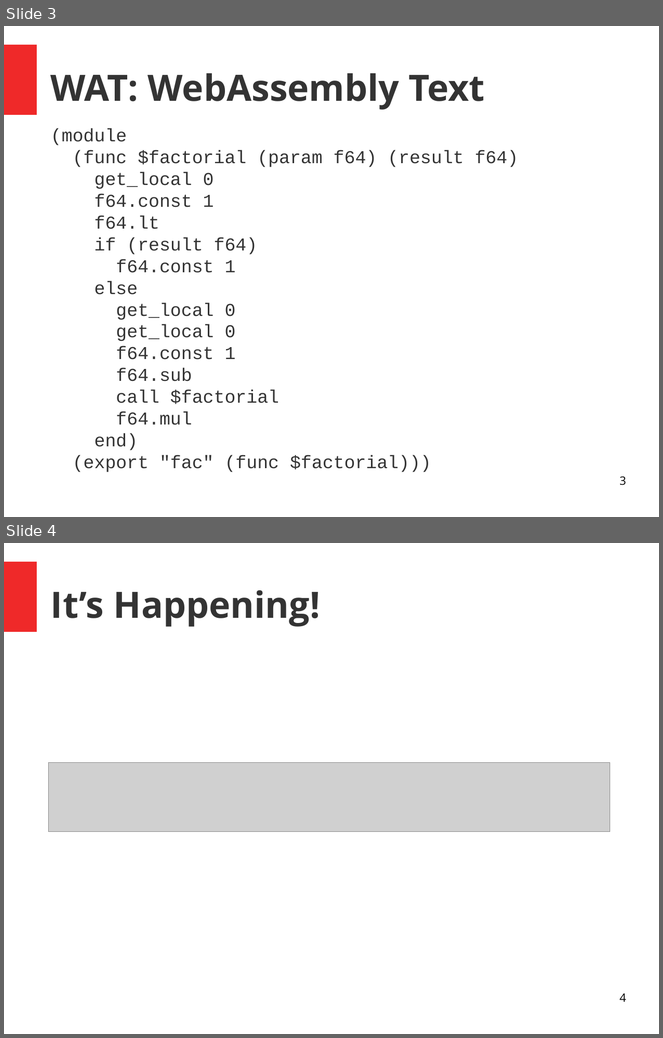
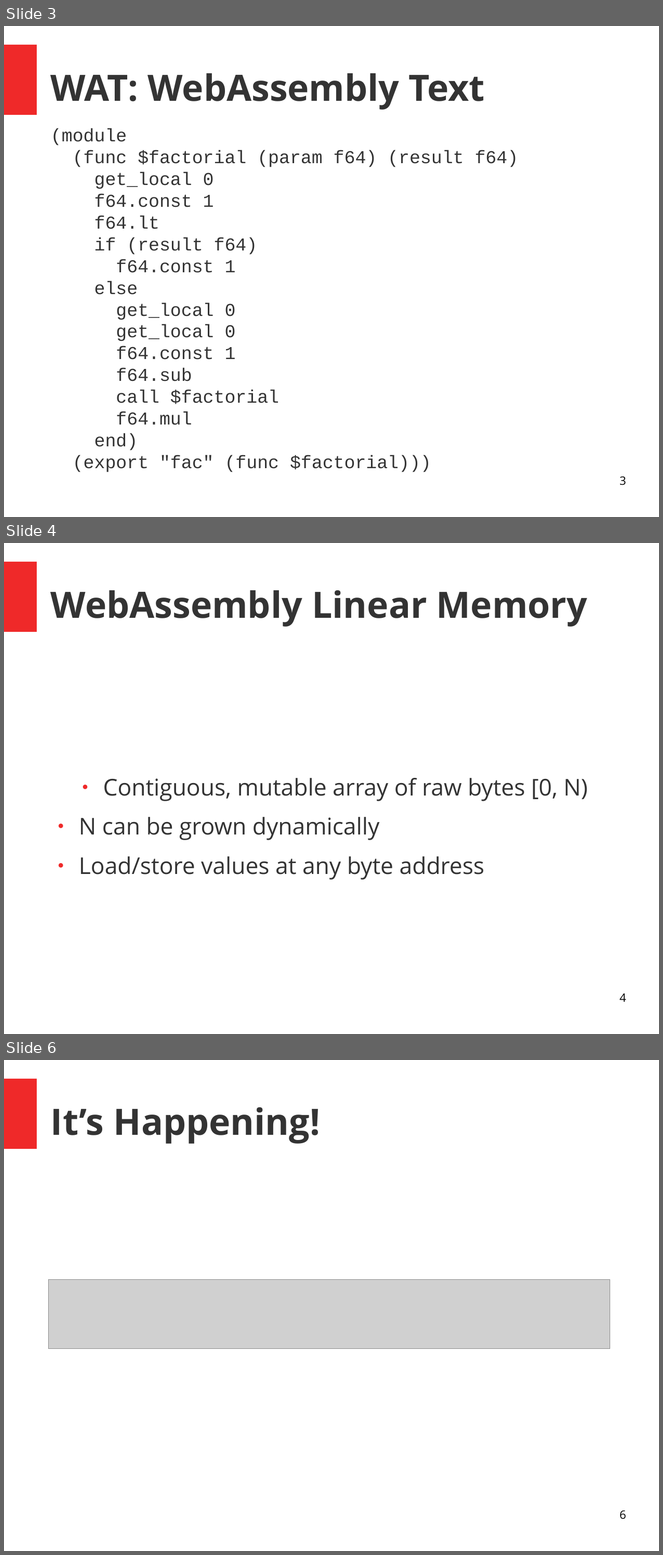
Before and after one commit to pdxrust/rust-wasm-workshop, a slide deck: rust-wasm-workshop-intro-slides.odp. Shown one above the other, each under a label of ours: slides 3 and 4 before the commit, slides 3, 4 and 6 after it; the slides between them are not shown. The pictures are 663x1038 and 663x1555 pixels, drawn with LibreOffice and Linux fonts; fonts in the diff are those of the drawing; grey boxes stand for pictures. Boxes give left, top, right and bottom in pixels: in the first picture for what was removed or moved away, otherwise in the second. Text is boxed around its words. In the diff, an @@ line names an element or a change of style, - is before the commit and + after.

Commit message:
Add slides about wasm memory

```diff
--- a/rust-wasm-workshop-intro-slides.odp
+++ b/rust-wasm-workshop-intro-slides.odp
@@ slide 4 added at [4,543,659,1034], background #FFFFFF; not listed: 1 template element that a slide beside it also shows @@
@@ title added at [51,590,587,627], 44 pt, text #333333, bold @@
+WebAssembly Linear Memory
@@ text added at [79,778,588,880], 28 pt, text #333333 @@
+● Contiguous, mutable array of raw bytes [0, N)
+● N can be grown dynamically
+● Load/store values at any byte address
@@ page number added at [620,994,626,1002], 14 pt, text #000000 @@
+4
@@ what was slide 4 is now slide 6 @@
@@ page number at [620,1511,626,1520]: text changed @@
-4
+6
```
Also in this commit, not shown: 1 slide changed, 1 other slide added.
